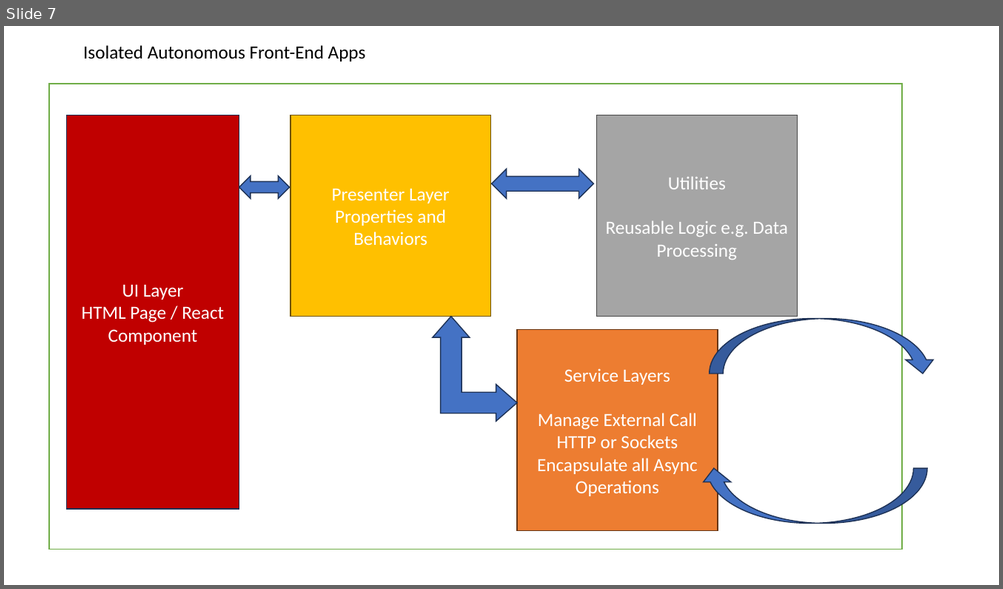
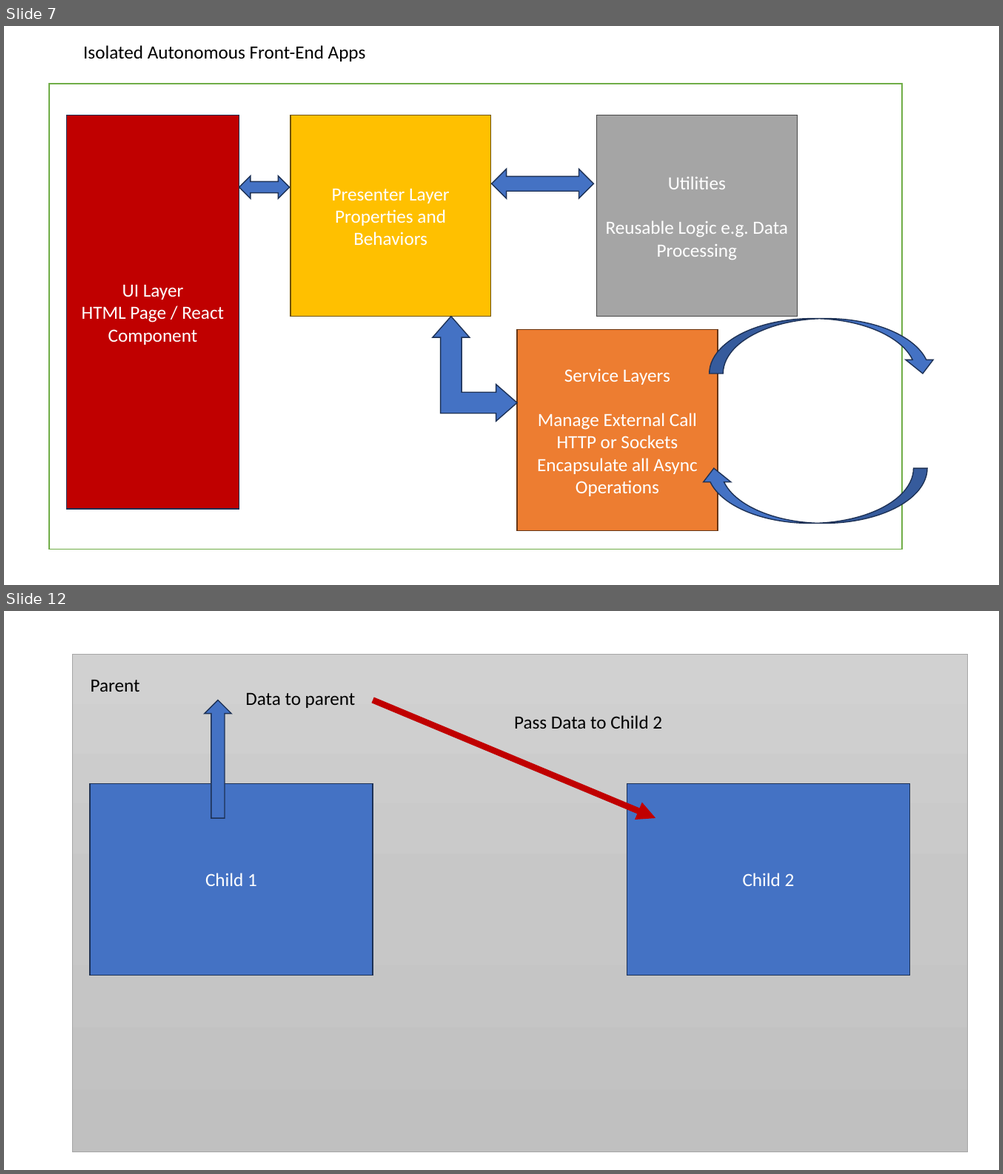
Before and after one commit to maheshsabnis/tscapita, a slide deck: TRaining_Im agesa.pptx. Shown one above the other, each under a label of ours: slide 7 before the commit, slides 7 and 12 after it; the slides between them are not shown. The pictures are 1003x589 and 1003x1174 pixels, drawn with LibreOffice and Linux fonts; fonts in the diff are those of the drawing. Boxes give left, top, right and bottom in pixels: in the first picture for what was removed or moved away, otherwise in the second. Text is boxed around its words. In the diff, an @@ line names an element or a change of style, - is before the commit and + after.

```diff
--- a/TRaining_Im agesa.pptx
+++ b/TRaining_Im agesa.pptx
@@ slide 12 added at (x1=4, y1=611, x2=999, y2=1170), background #FFFFFF @@
@@ rectangle added at (x1=73, y1=654, x2=967, y2=1152), fill gradient #D2D2D2 to #C8C8C8 to #C0C0C0, outline #A5A5A5 0.5 pt @@
@@ text added at (x1=91, y1=680, x2=140, y2=692), 18 pt, text #000000 @@
+Parent
@@ text added at (x1=245, y1=693, x2=356, y2=708), 18 pt, text #000000 @@
+Data to parent
@@ up arrow added at (x1=205, y1=700, x2=232, y2=817), fill #4472C4, outline #1E3256 1 pt @@
@@ arrow added from (373, 700) to (655, 818), #C00000 6 pt @@
@@ text added at (x1=514, y1=715, x2=662, y2=729), 18 pt, text #000000 @@
+Pass Data to Child 2
@@ rectangle added at (x1=90, y1=783, x2=373, y2=975), fill #4472C4, outline #1E3256 1 pt, 18 pt, text #FFFFFF @@
+Child 1
@@ rectangle added at (x1=627, y1=783, x2=910, y2=975), fill #4472C4, outline #1E3256 1 pt, 18 pt, text #FFFFFF @@
+Child 2
```
Also in this commit, not shown: 5 other slides added, 29 other files.
